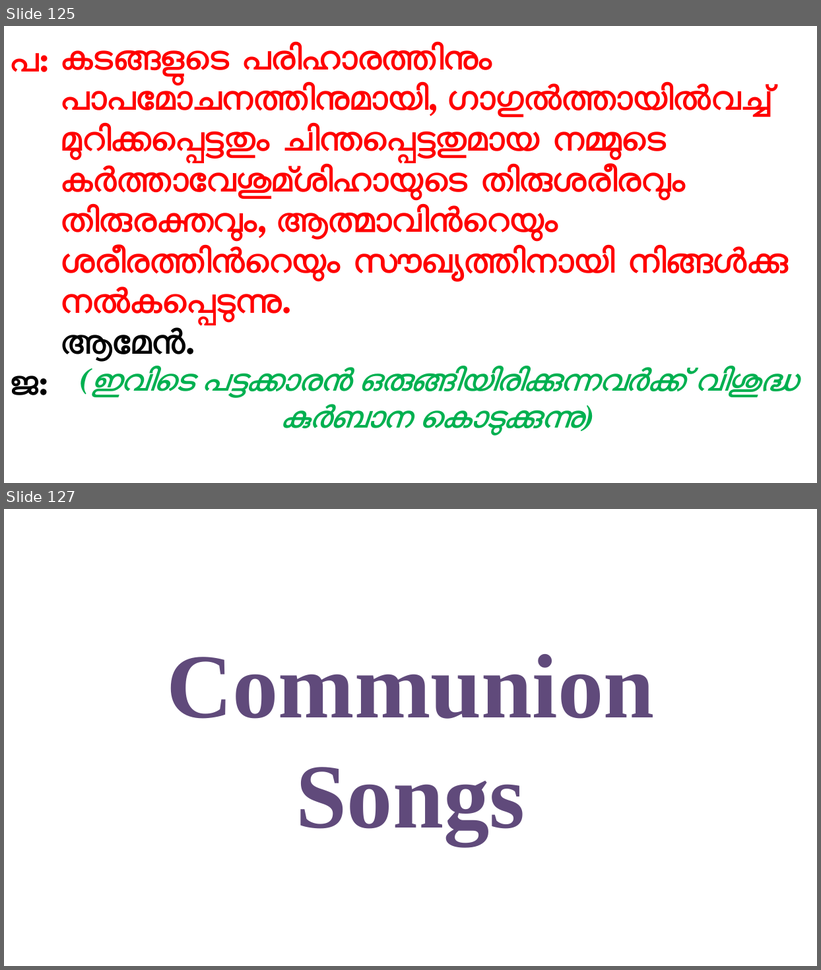
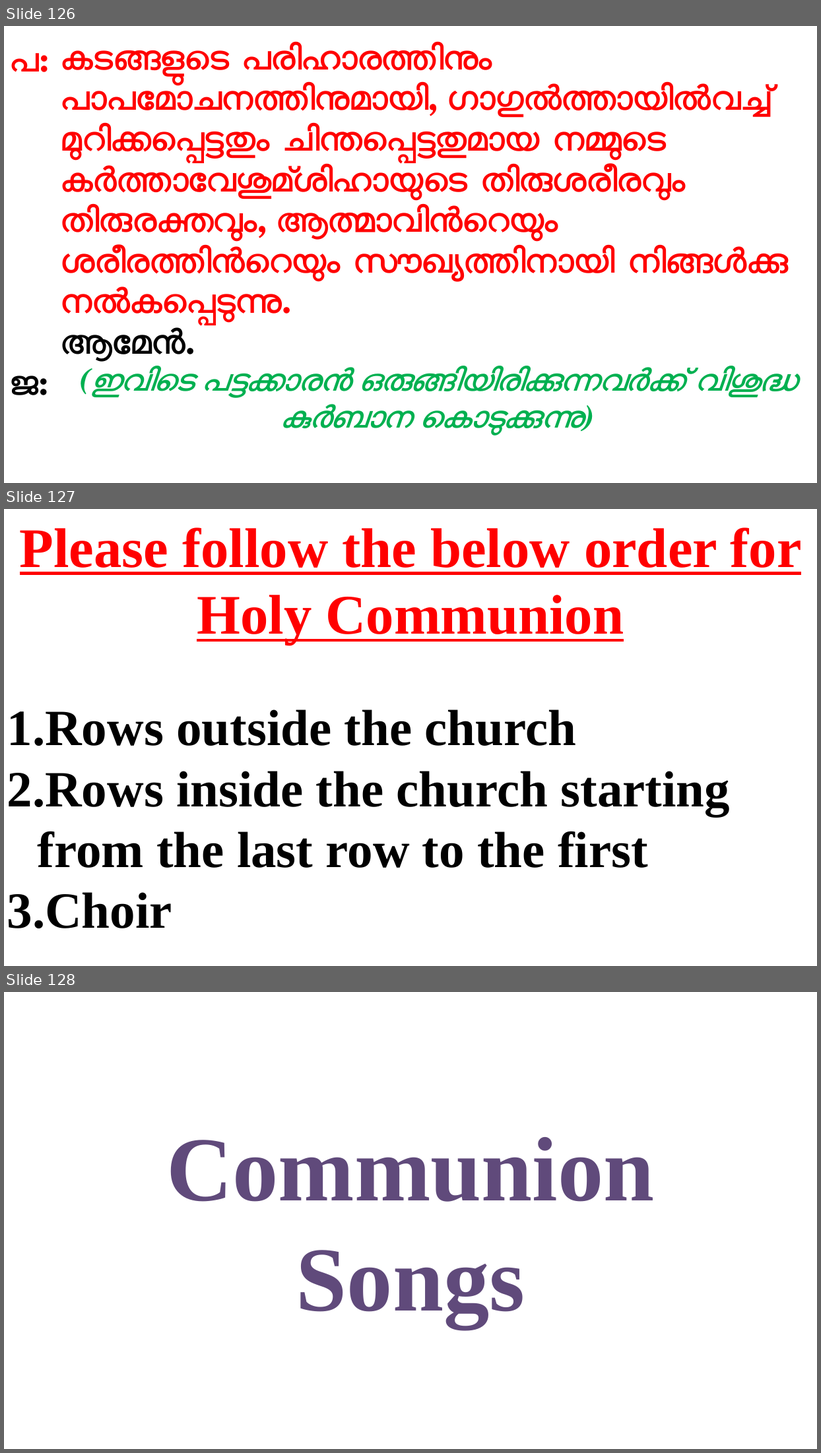
Before and after one commit to gijocode/Church_PPT_Utility, a slide deck: templates/malayalam_service_template.pptx. Shown one above the other, each under a label of ours: slides 125 and 127 before the commit, slides 126, 127 and 128 after it; the slides between them are not shown. The pictures are 821x970 and 821x1453 pixels, drawn with LibreOffice and Linux fonts; fonts in the diff are those of the drawing; background and template pictures are left out. Boxes give left, top, right and bottom in pixels: in the first picture for what was removed or moved away, otherwise in the second. Text is boxed around its words. In the diff, an @@ line names an element or a change of style, - is before the commit and + after.

Commit message:
updated slide/

```diff
--- a/templates/malayalam_service_template.pptx
+++ b/templates/malayalam_service_template.pptx
@@ slide 127 added at (4, 509, 817, 966), background #FFFFFF @@
@@ text added at (20, 527, 802, 644), 66 pt, text #FF0000, bold, underline @@
+Please follow the below order for Holy Communion
@@ text added at (7, 710, 730, 929), 60 pt, text #000000, bold @@
+1. Rows outside the church
+2. Rows inside the church starting from the last row to the first
+3. Choir
@@ what was slide 125 is now slide 126 @@
@@ what was slide 127 is now slide 128 @@
```
